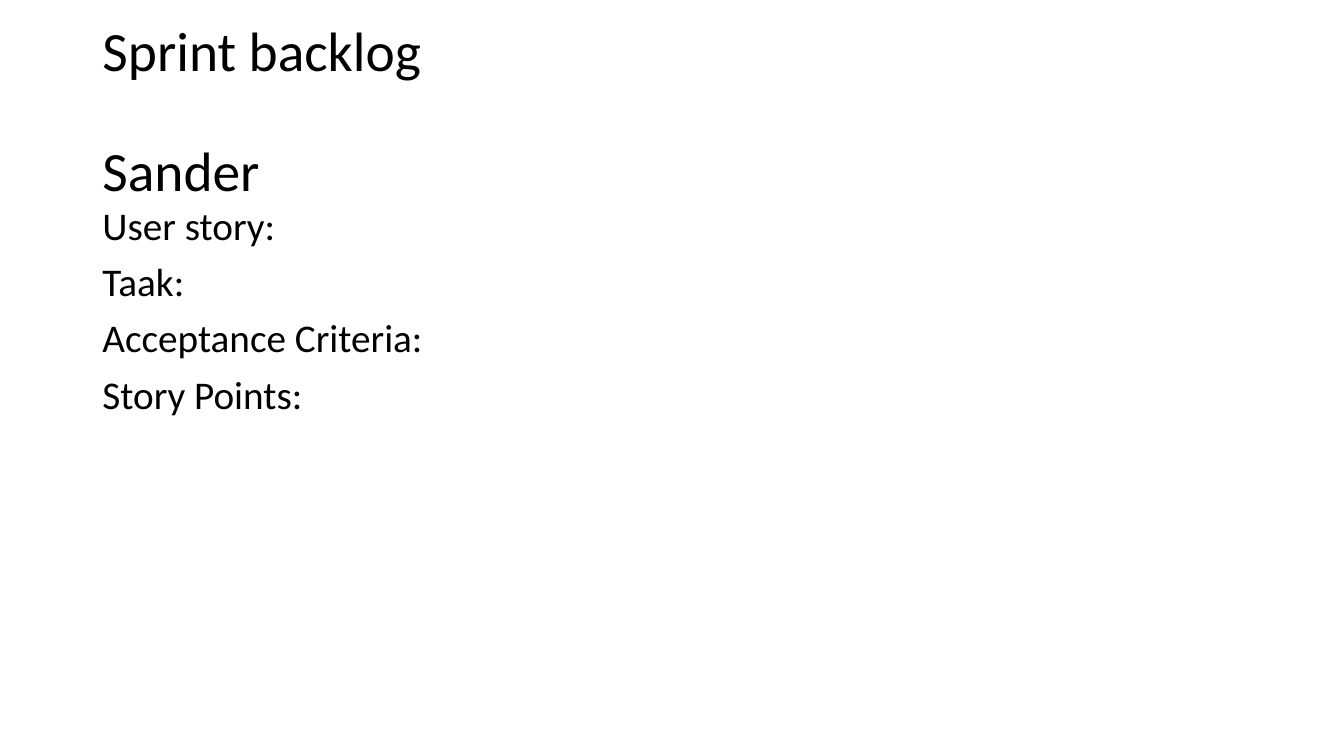
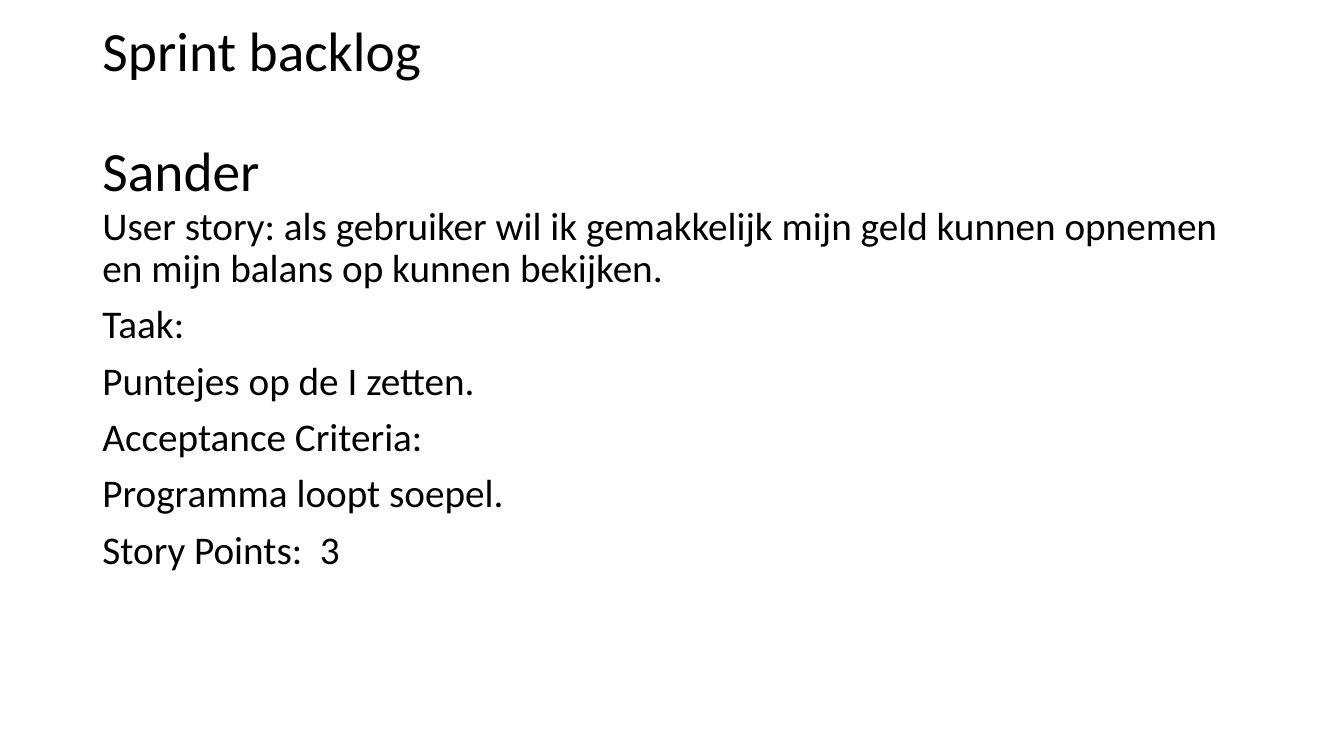
Before and after one commit to Sinjablo/Git-TINPRJ03-34, a slide deck: slide 8 of Presentaties/PresentatieSprint5.pptx. Drawn at 1344x756 pixels with LibreOffice and Linux fonts; fonts in the diff are those of the drawing. Boxes give left, top, right and bottom in pixels: in the first picture for what was removed or moved away, otherwise in the second. Text is boxed around its words. In the diff, an @@ line names an element or a change of style, - is before the commit and + after.

```diff
--- a/Presentaties/PresentatieSprint5.pptx
+++ b/Presentaties/PresentatieSprint5.pptx
@@ text at box(102, 212, 1218, 289): text changed @@
-User story:
+User story: als gebruiker wil ik gemakkelijk mijn geld kunnen opnemen en mijn balans op kunnen bekijken.
@@ text at box(102, 367, 474, 402): paragraph added @@
+Puntejes op de I zetten.
@@ text at box(102, 479, 503, 571): text changed @@
-Story Points:
+Programma loopt soepel.
+Story Points: 3
```
Also in this commit, not shown: 3 other slides changed.
